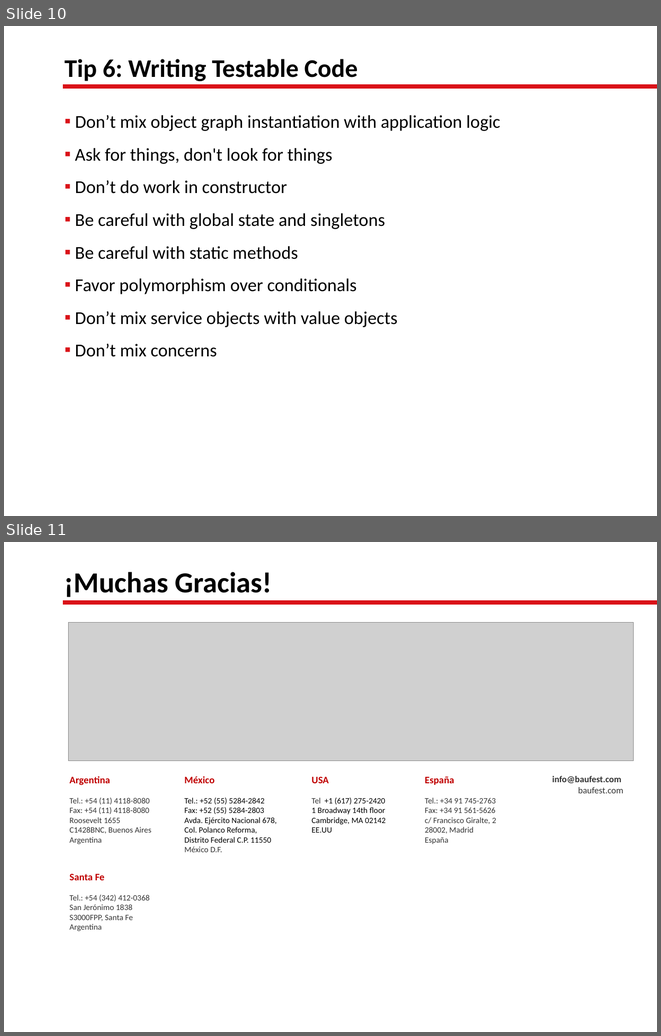
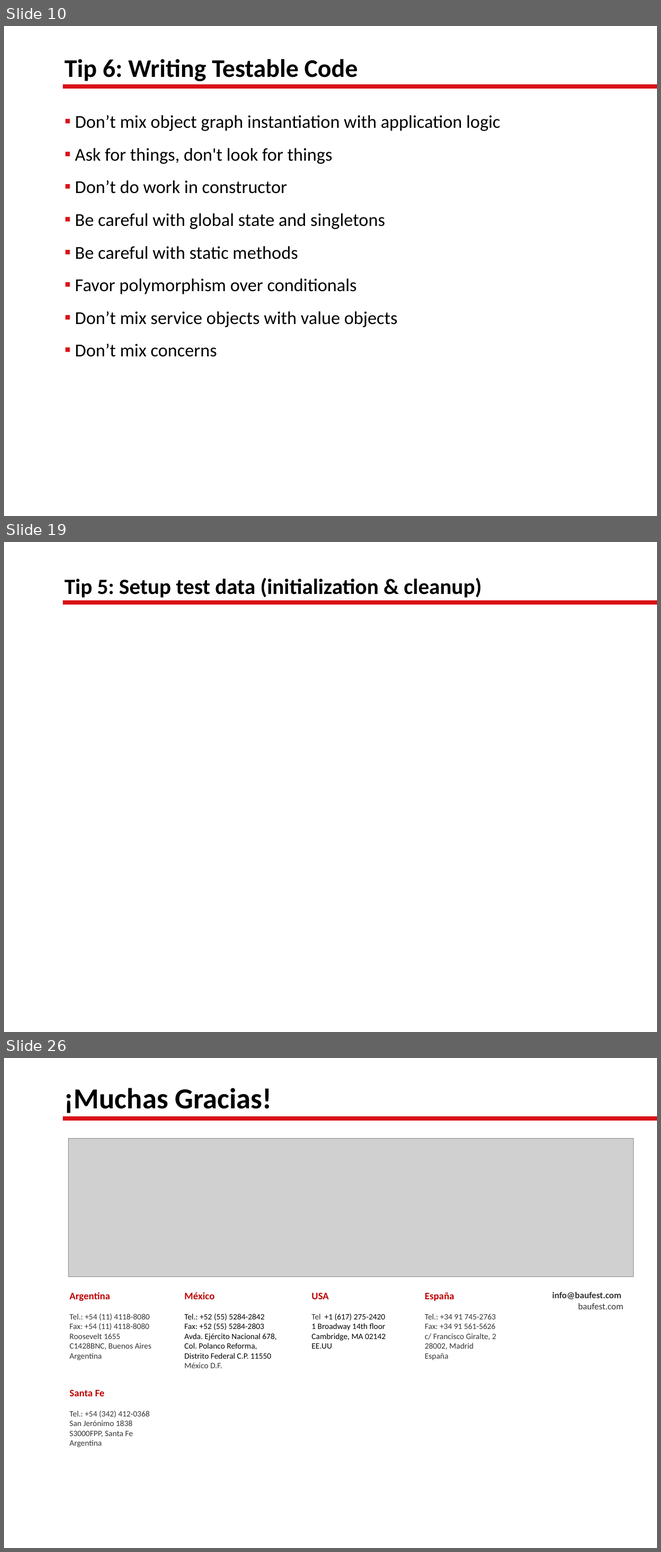
Before and after one commit to lgoldin/TestOrientedDevelopment, a slide deck: Test-Oriented Development.pptx. Shown one above the other, each under a label of ours: slides 10 and 11 before the commit, slides 10, 19 and 26 after it; the slides between them are not shown. The pictures are 661x1036 and 661x1552 pixels, drawn with LibreOffice and Linux fonts; fonts in the diff are those of the drawing; grey boxes stand for pictures; background and template pictures are left out. Boxes give left, top, right and bottom in pixels: in the first picture for what was removed or moved away, otherwise in the second. Text is boxed around its words. In the diff, an @@ line names an element or a change of style, - is before the commit and + after.

```diff
--- a/Test-Oriented Development.pptx
+++ b/Test-Oriented Development.pptx
@@ slide 19 added at (4,542,657,1032), background picture (left out); not listed: 1 template element that a slide beside it also shows @@
@@ title added at (64,578,482,598), 24 pt, text #000000, bold @@
+Tip 5: Setup test data (initialization & cleanup)
@@ what was slide 11 is now slide 26 @@
```
Also in this commit, not shown: 4 slides changed, 15 other slides added, 1 slide removed, 11 other files.
